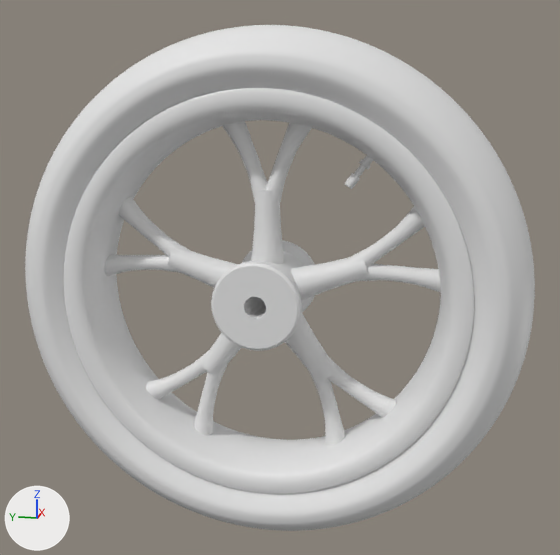
Two versions of the glTF model art/models/BikeWheelFront/BikeWheelFront.glb, one commit apart.
One viewpoint serves both versions: a 50 mm lens placed at (-3.11, -0.68, 0.85), pointed at (0.02, -0.05, 0.06). The lights are fixed; the arrows at lower left show +X, +Y and +Z. The first picture is the older version.

Objects in the first picture: 'Rim', 'Tyre' and 1 more.
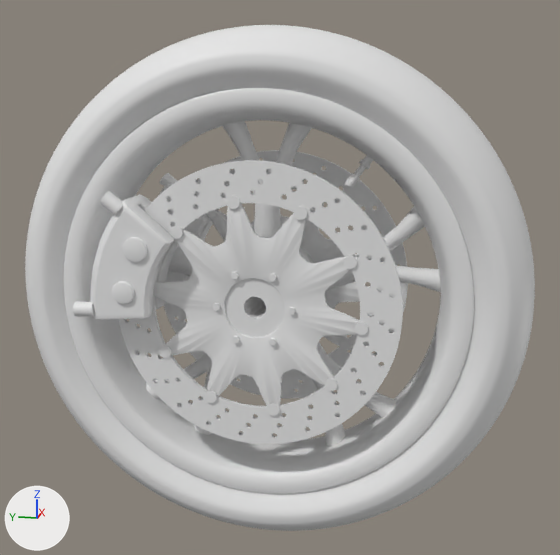
Edits to the bpy script that builds the scene:
```text
Add me_rotorr_001:
    me_rotorr_001.from_pydata(...)  # 3072 vertices, 6432 faces; spans x -0.254..-0.236, y -0.576..0.576, z -0.576..0.576
Add me_rotorl_001:
    me_rotorl_001.from_pydata(...)  # 3072 vertices, 6432 faces; spans x 0.236..0.254, y -0.576..0.576, z -0.576..0.576
Add me_carrierr_001:
    me_carrierr_001.from_pydata(...)  # 4668 vertices, 9272 faces; spans x -0.265..-0.229, y -0.448..0.448, z -0.444..0.444
Add me_carrierl_001:
    me_carrierl_001.from_pydata(...)  # 4668 vertices, 9272 faces; spans x 0.229..0.265, y -0.448..0.448, z -0.444..0.444
Add me_caliperr_001:
    me_caliperr_001.from_pydata(...)  # 1420 vertices, 2812 faces; spans x -0.369..-0.121, y 0.307..0.713, z -0.056..0.458
Add me_caliperl_001:
    me_caliperl_001.from_pydata(...)  # 1420 vertices, 2812 faces; spans x 0.121..0.369, y 0.307..0.713, z -0.056..0.458
Add ob_rotorr:
    ob_rotorr = bpy.data.objects.new('RotorR', me_rotorr_001)
    ob_rotorr.location = (0.0, 0.0, 0.0)
Add ob_rotorl:
    ob_rotorl = bpy.data.objects.new('RotorL', me_rotorl_001)
    ob_rotorl.location = (0.0, 0.0, 0.0)
Add ob_carrierr:
    ob_carrierr = bpy.data.objects.new('CarrierR', me_carrierr_001)
    ob_carrierr.location = (0.0, 0.0, 0.0)
Add ob_carrierl:
    ob_carrierl = bpy.data.objects.new('CarrierL', me_carrierl_001)
    ob_carrierl.location = (0.0, 0.0, 0.0)
Add ob_caliperr:
    ob_caliperr = bpy.data.objects.new('CaliperR', me_caliperr_001)
    ob_caliperr.location = (0.0, 0.0, 0.0)
Add ob_caliperl:
    ob_caliperl = bpy.data.objects.new('CaliperL', me_caliperl_001)
    ob_caliperl.location = (0.0, 0.0, 0.0)
```

Where the change shows, as pixel boxes [x1, y1, x2, y2] in the pictures (560 x 555 px):
'RotorR', added
    after: [118, 160, 403, 444]
'CarrierR', added
    after: [153, 195, 368, 416]
'CaliperR', added
    after: [73, 191, 178, 320]
'RotorL', added (mostly hidden)
    after: [163, 150, 408, 398]
'CarrierL', added (mostly hidden)
    after: [206, 202, 360, 373]
'CaliperL', added
    after: [158, 173, 213, 282]
